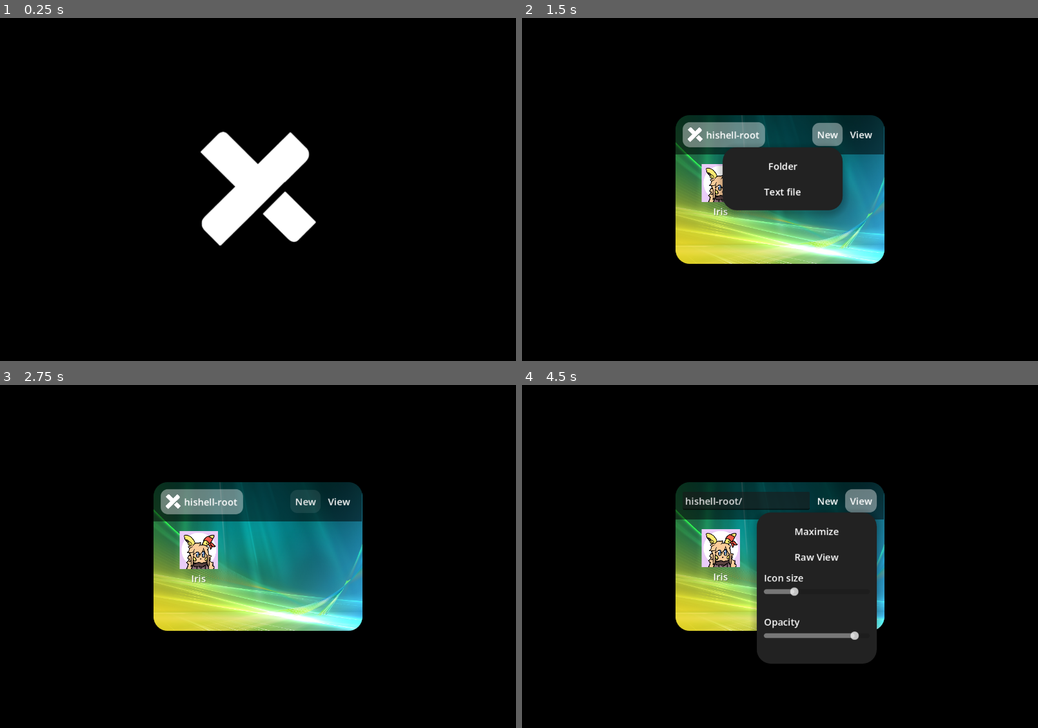
Above: before the commit, frames 1-4 (two rows, left to right).
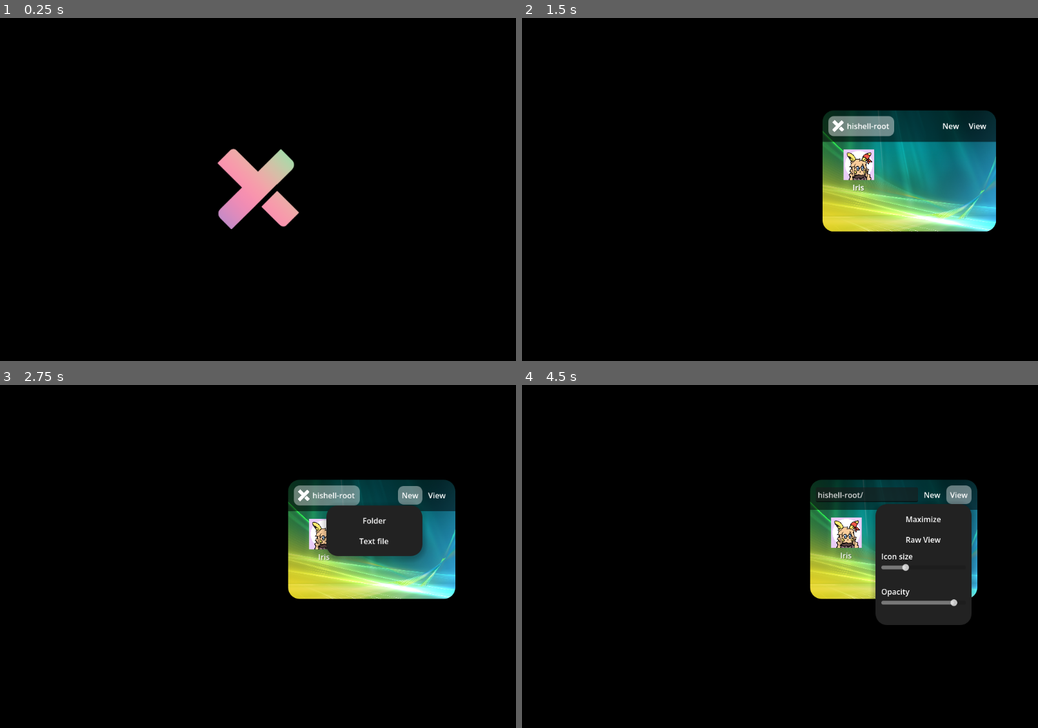
Above: after the commit, the same moments.

Repository: RaiHormo/Hishell
Game: Godot game, scene res://lib/Boot.tscn
Two runs of this game, one before a commit and one after it. Both use one fixed random seed, a clock stepped at 60 frames per second and the inputs below. The engine's default icon, where the game draws it, is replaced by a stand-in: a white triangle on a blue panel in a dark square.
Inputs (mouse positions are in pixels of both pictures, inside the frame that each line leads up to):
- Up to frame 1 (0.25 s): no input
- Up to frame 2 (1.5 s): move the mouse to (893, 172) at 0.52 s; click (893, 172) at 0.67 s; click (826, 134) at 1.25 s, where only the run before the commit has a clickable "New"
- Up to frame 3 (2.75 s): click "New" at 2 s
- Up to frame 4 (4.5 s): click "New" at 2.75 s; click "hishell-root" at 3.5 s; click "View" at 4.25 s

The runs differ from the first frame. In frame 1, 4.2% of the frame differs, in the area x 38-62%, y 33-67%; in frame 2, 25%; in frame 3, 24%; in frame 4, 26%, in the area x 29-89%, y 27-82%.

Commit message:
improved some animations

Diff:
--- a/lib/Boot.tscn
+++ b/lib/Boot.tscn
@@ -3,21 +3,166 @@
 [ext_resource type="Script" uid="uid://cehwmxfa6wv2a" path="res://lib/init.gd" id="1_ndipe"]
 [ext_resource type="Texture2D" uid="uid://bbi2rfqb6edfc" path="res://assets/higameos_logo.png" id="2_q8b75"]
 
-[node name="Boot" type="Control" unique_id=1861904215]
+[sub_resource type="Gradient" id="Gradient_ndipe"]
+interpolation_mode = 2
+interpolation_color_space = 2
+offsets = PackedFloat32Array(0, 0.10876133, 0.33383685, 0.5619335, 0.67824775, 0.76888216, 0.8761329, 1)
+colors = PackedColorArray(1, 1, 1, 1, 1.007256, 1.007256, 1.007256, 1, 0.54850507, 0.38097912, 0.97789305, 1, 0.2258622, 0.5036984, 0.9470373, 1, 0.9656469, 0.56491876, 0.6913725, 1, 0.5459174, 0.91985154, 0.69438124, 1, 1, 1, 1, 1, 1, 1, 1, 1)
+
+[sub_resource type="GradientTexture1D" id="GradientTexture1D_q8b75"]
+gradient = SubResource("Gradient_ndipe")
+
+[sub_resource type="Animation" id="Animation_itu32"]
+resource_name = "Boot"
+tracks/0/type = "value"
+tracks/0/imported = false
+tracks/0/enabled = true
+tracks/0/path = NodePath("Logo/Colors:position")
+tracks/0/interp = 2
+tracks/0/loop_wrap = true
+tracks/0/keys = {
+"times": PackedFloat32Array(0, 1),
+"transitions": PackedFloat32Array(-0.46651703, -2),
+"update": 0,
+"values": [Vector2(-1308, 1320), Vector2(-86, 97.00006)]
+}
+tracks/1/type = "value"
+tracks/1/imported = false
+tracks/1/enabled = true
+tracks/1/path = NodePath("Logo:scale")
+tracks/1/interp = 2
+tracks/1/loop_wrap = true
+tracks/1/keys = {
+"times": PackedFloat32Array(0, 0.2, 1),
+"transitions": PackedFloat32Array(2, 0.5, 1),
+"update": 0,
+"values": [Vector2(1, 1), Vector2(0.9, 0.9), Vector2(1, 1)]
+}
+
+[sub_resource type="Animation" id="Animation_ndipe"]
+resource_name = "Done"
+length = 0.3
+tracks/0/type = "value"
+tracks/0/imported = false
+tracks/0/enabled = true
+tracks/0/path = NodePath("Logo:scale")
+tracks/0/interp = 2
+tracks/0/loop_wrap = true
+tracks/0/keys = {
+"times": PackedFloat32Array(0, 0.2),
+"transitions": PackedFloat32Array(0.5, 1),
+"update": 0,
+"values": [Vector2(1, 1), Vector2(0.4, 0.4)]
+}
+tracks/1/type = "value"
+tracks/1/imported = false
+tracks/1/enabled = true
+tracks/1/path = NodePath("Logo:modulate")
+tracks/1/interp = 1
+tracks/1/loop_wrap = true
+tracks/1/keys = {
+"times": PackedFloat32Array(0, 0.2),
+"transitions": PackedFloat32Array(1, 1),
+"update": 0,
+"values": [Color(1, 1, 1, 1), Color(1, 1, 1, 0)]
+}
+
+[sub_resource type="Animation" id="Animation_gfk7f"]
+length = 0.001
+tracks/0/type = "value"
+tracks/0/imported = false
+tracks/0/enabled = true
+tracks/0/path = NodePath("Logo/Colors:position")
+tracks/0/interp = 1
+tracks/0/loop_wrap = true
+tracks/0/keys = {
+"times": PackedFloat32Array(0),
+"transitions": PackedFloat32Array(1),
+"update": 0,
+"values": [Vector2(-1308, 1320)]
+}
+tracks/1/type = "value"
+tracks/1/imported = false
+tracks/1/enabled = true
+tracks/1/path = NodePath("Logo:scale")
+tracks/1/interp = 1
+tracks/1/loop_wrap = true
+tracks/1/keys = {
+"times": PackedFloat32Array(0),
+"transitions": PackedFloat32Array(1),
+"update": 0,
+"values": [Vector2(1, 1)]
+}
+tracks/2/type = "value"
+tracks/2/imported = false
+tracks/2/enabled = true
+tracks/2/path = NodePath("Logo:modulate")
+tracks/2/interp = 1
+tracks/2/loop_wrap = true
+tracks/2/keys = {
+"times": PackedFloat32Array(0),
+"transitions": PackedFloat32Array(1),
+"update": 0,
+"values": [Color(1, 1, 1, 1)]
+}
+
+[sub_resource type="AnimationLibrary" id="AnimationLibrary_sewwb"]
+_data = {
+&"Boot": SubResource("Animation_itu32"),
+&"Done": SubResource("Animation_ndipe"),
+&"RESET": SubResource("Animation_gfk7f")
+}
+
+[node name="Boot" type="Control" unique_id=352812757]
 layout_mode = 3
-anchors_preset = 15
-anchor_right = 1.0
-anchor_bottom = 1.0
+anchors_preset = 8
+anchor_left = 0.5
+anchor_top = 0.5
+anchor_right = 0.5
+anchor_bottom = 0.5
+offset_left = -100.0
+offset_top = -100.0
+offset_right = 100.0
+offset_bottom = 100.0
 grow_horizontal = 2
 grow_vertical = 2
 script = ExtResource("1_ndipe")
 
 [node name="Logo" type="TextureRect" parent="." unique_id=400781035]
+clip_children = 1
+z_index = 1
 layout_mode = 1
-anchors_preset = 15
-anchor_right = 1.0
-anchor_bottom = 1.0
+anchors_preset = 8
+anchor_left = 0.5
+anchor_top = 0.5
+anchor_right = 0.5
+anchor_bottom = 0.5
+offset_left = -100.0
+offset_top = -100.0
+offset_right = 100.0
+offset_bottom = 100.0
 grow_horizontal = 2
 grow_vertical = 2
+pivot_offset_ratio = Vector2(0.5, 0.5)
 texture = ExtResource("2_q8b75")
-stretch_mode = 3
+stretch_mode = 2
+
+[node name="Colors" type="TextureRect" parent="Logo" unique_id=317204264]
+layout_mode = 1
+anchors_preset = 8
+anchor_left = 0.5
+anchor_top = 0.5
+anchor_right = 0.5
+anchor_bottom = 0.5
+offset_left = -1408.0
+offset_top = 1220.0
+offset_right = 572.00024
+offset_bottom = 1480.0009
+grow_horizontal = 2
+grow_vertical = 2
+rotation = -0.7853982
+texture = SubResource("GradientTexture1D_q8b75")
+
+[node name="AnimationPlayer" type="AnimationPlayer" parent="." unique_id=1564103461]
+libraries/ = SubResource("AnimationLibrary_sewwb")
+autoplay = &"RESET"
--- /dev/null
+++ b/lib/animator.gd
@@ -0,0 +1,16 @@
+extends Node
+class_name Animator
+
+static func set_tweened(property: StringName, value: Variant, node: Node, speed = 0.3) -> void:
+	var t = System.create_tween().set_ease(Tween.EASE_OUT).set_trans(Tween.TRANS_BACK)
+	t.tween_property(node, NodePath(property), value, speed)
+	await t.finished
+
+static func fade_and_hide(node: CanvasItem, speed = 0.3) -> void:
+	await set_tweened("modulate:a", 0, node, speed)
+	node.hide()
+
+static func show_and_fade(node: CanvasItem, speed = 0.3) -> void:
+	node.modulate.a = 0
+	node.show()
+	await set_tweened("modulate:a", 1, node, speed)
--- a/lib/init.gd
+++ b/lib/init.gd
@@ -1,16 +1,22 @@
-extends Control
+extends Node
 
 const always_reinstall := true
+@onready var animation_player: AnimationPlayer = $AnimationPlayer
 
 func _ready() -> void:
 	System.init = self
-	await System.wait(0.3)
+	get_window().content_scale_factor = DisplayServer.screen_get_scale()
+	animation_player.play("Boot")
 	if always_reinstall and DirAccess.dir_exists_absolute("user://filesystem"):
 		Filesystem.delete_folder(System.root)
 	if not DirAccess.dir_exists_absolute(System.root) or always_reinstall:
 		await install()
 	User.current = User.users[0]
-	System.launch(System.root, Vector2i.ZERO, get_tree().root, true)
+	if animation_player.is_playing():
+		await animation_player.animation_finished
+	System.launch(System.root, Vector2.ZERO, get_tree().root, true)
+	animation_player.play("Done")
+	await animation_player.animation_finished
 	queue_free()
 
 func install():
--- a/project.godot
+++ b/project.godot
@@ -33,7 +33,6 @@
 window/size/initial_position_type=3
 window/size/borderless=true
 window/stretch/aspect="expand"
-window/stretch/scale=1.25
 
 [editor]
 
--- a/toolkit/BaseWindow.tscn
+++ b/toolkit/BaseWindow.tscn
@@ -52,6 +52,7 @@
 offset_bottom = 226.5
 grow_horizontal = 2
 grow_vertical = 2
+pivot_offset_ratio = Vector2(0.5, 0.5)
 size_flags_horizontal = 4
 size_flags_vertical = 4
 theme = ExtResource("1_g45aw")
@@ -142,11 +143,20 @@
 grow_horizontal = 2
 grow_vertical = 2
 
-[node name="Icon" type="TextureRect" parent="Splash" unique_id=1734033406]
+[node name="Default" type="VBoxContainer" parent="Splash" unique_id=1334425669]
+layout_mode = 2
+theme_override_constants/separation = 12
+
+[node name="Icon" type="TextureRect" parent="Splash/Default" unique_id=1734033406]
 custom_minimum_size = Vector2(86, 86)
 layout_mode = 2
 texture = ExtResource("8_58hpc")
 expand_mode = 1
 stretch_mode = 5
 
+[node name="Label" type="Label" parent="Splash/Default" unique_id=676070483]
+layout_mode = 2
+text = "Window Title"
+horizontal_alignment = 1
+
 [connection signal="gui_input" from="Content" to="." method="_on_content_gui_input"]
--- a/toolkit/base_window.gd
+++ b/toolkit/base_window.gd
@@ -14,6 +14,7 @@
 		title = x
 var origin: Vector2
 var open_pos: Vector2
+var splash_size := Vector2(200, 200)
 var viewport: Viewport
 var components: Dictionary[String, Node]
 var parent: BaseWindow = null
@@ -36,26 +37,28 @@
 
 func _ready() -> void:
 	hide()
-	set_deferred("size", Vector2(200, 200))
-	if origin != Vector2.ZERO:
-		position = origin - Vector2(100, 100)
-	else: position = center_position()
-	if open_pos == Vector2.ZERO: open_pos = origin
-	#wrap_controls = false
-	#borderless = true
+
+	set_deferred("size", splash_size)
 	scale = Vector2(0.5, 0.5)
 	modulate = Color.TRANSPARENT
 	content.hide()
+	splash.show()
+
+	if origin != Vector2.ZERO:
+		position = origin - (splash_size)
+	else:
+		position = center_position(splash_size)
+	if open_pos == Vector2.ZERO: open_pos = origin
 	title = Meta.folder_title(location)
-	name = title
-	splash.show()
 	if viewport != null:
 		focus_entered.connect(focus_window)
 	show()
-	if splash.has_node("Icon"):
-		splash.get_node("Icon").texture = await Thumbnail.get_icon_for(location, self)
-		if splash.has_node("Icon/Label"):
-			splash.get_node("Icon/Label").text = title
+
+	if splash.has_node("Default/Icon"):
+		splash.get_node("Default/Icon").texture = await Thumbnail.get_icon_for(location, self)
+	if splash.has_node("Default/Label"):
+		splash.get_node("Default/Label").text = title
+
 	theme = ConfigManager.theme
 	set_tweened("modulate", Color.WHITE)
 	set_tweened("scale", Vector2.ONE)
@@ -161,12 +164,14 @@
 
 
 func setup_window():
+	name = title
 	link_components()
 	await send("init")
 	if state == STATE_LOADING:
+		state = STATE_WINDOWED
 		resize(prev_size, open_pos - prev_size/2)
-		state = STATE_WINDOWED
-	splash.hide()
+	Animator.fade_and_hide(splash, animation_speed)
+	Animator.show_and_fade(content, animation_speed)
 	content.show()
 	#wrap_controls = true
 	send("update_layout")
@@ -177,7 +182,7 @@
 func _process(_delta: float) -> void:
 	match state:
 		STATE_LOADING:
-			pivot_offset = size/2
+			pass
 		STATE_WINDOWED:
 			if Input.is_mouse_button_pressed(MOUSE_BUTTON_LEFT): return
 			var cursor_pos = get_viewport().get_mouse_position() - position
@@ -229,9 +234,7 @@
 	return pos
 
 func set_tweened(property: StringName, value: Variant, node: Node = self) -> void:
-	var t = create_tween().set_ease(Tween.EASE_OUT).set_trans(Tween.TRANS_BACK)
-	t.tween_property(node, NodePath(property), value, animation_speed)
-	await t.finished
+	await Animator.set_tweened(property, value, node, animation_speed)
 
 func enter_drag(mouse_pos: Vector2):
 	$Content.mouse_default_cursor_shape = Control.CURSOR_CAN_DROP
@@ -369,8 +372,8 @@
 func is_root_window() -> bool:
 	return parent == null
 
-func center_position():
-	return viewport.get_visible_rect().get_center() - Vector2(prev_size/2)
+func center_position(from_size: Vector2 = prev_size) -> Vector2:
+	return viewport.get_visible_rect().get_center() - Vector2(from_size/2)
 
 func _on_content_gui_input(event: InputEvent) -> void:
 	if event is InputEventMouseButton:
Not shown, added: lib/animator.gd.uid
Not shown, changed: export/web/index.html
Not shown, changed: export/web/index.js
Not shown, changed: export/web/index.pck
Not shown, changed: export/web/index.service.worker.js
Not shown, changed: export/web/index.wasm
